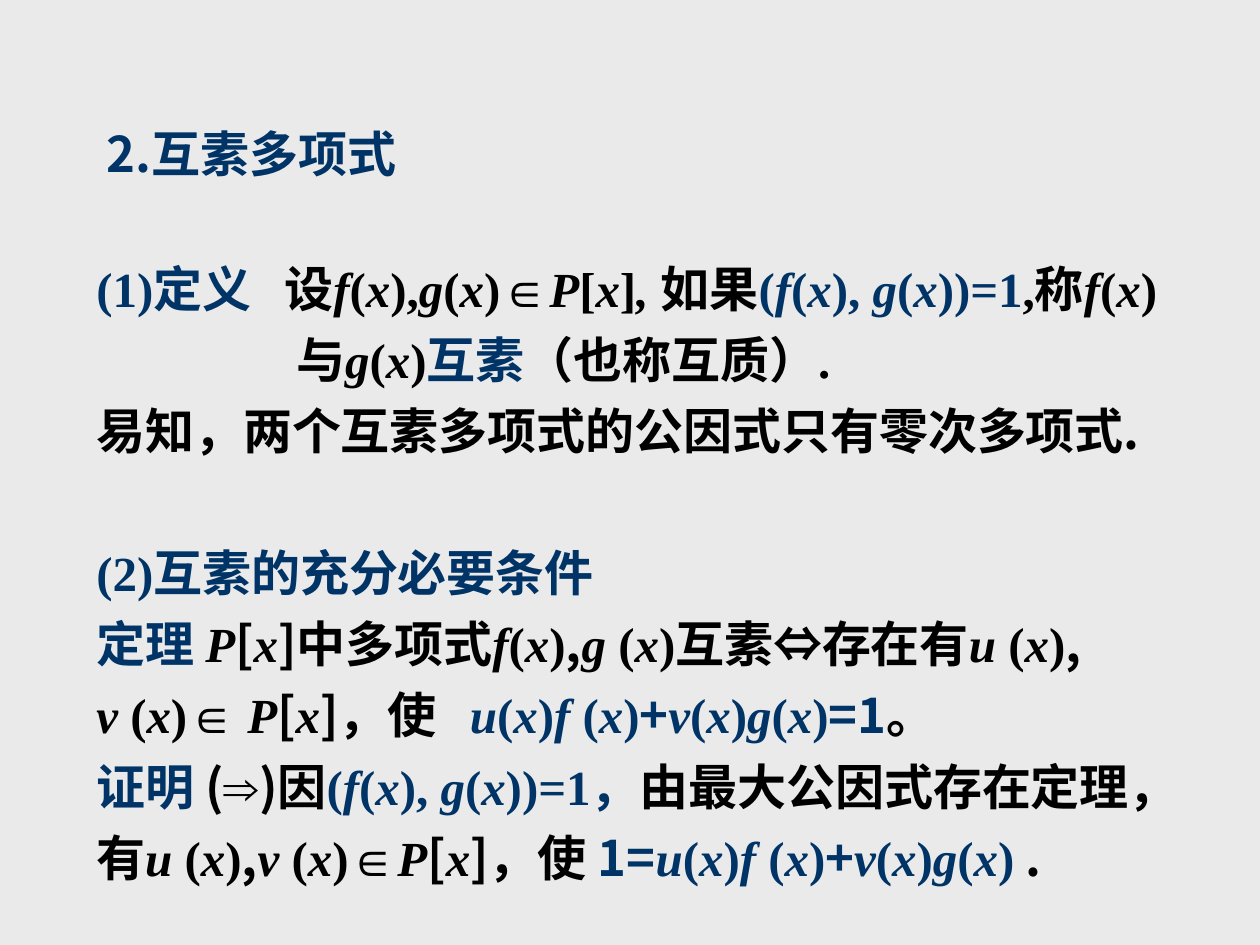
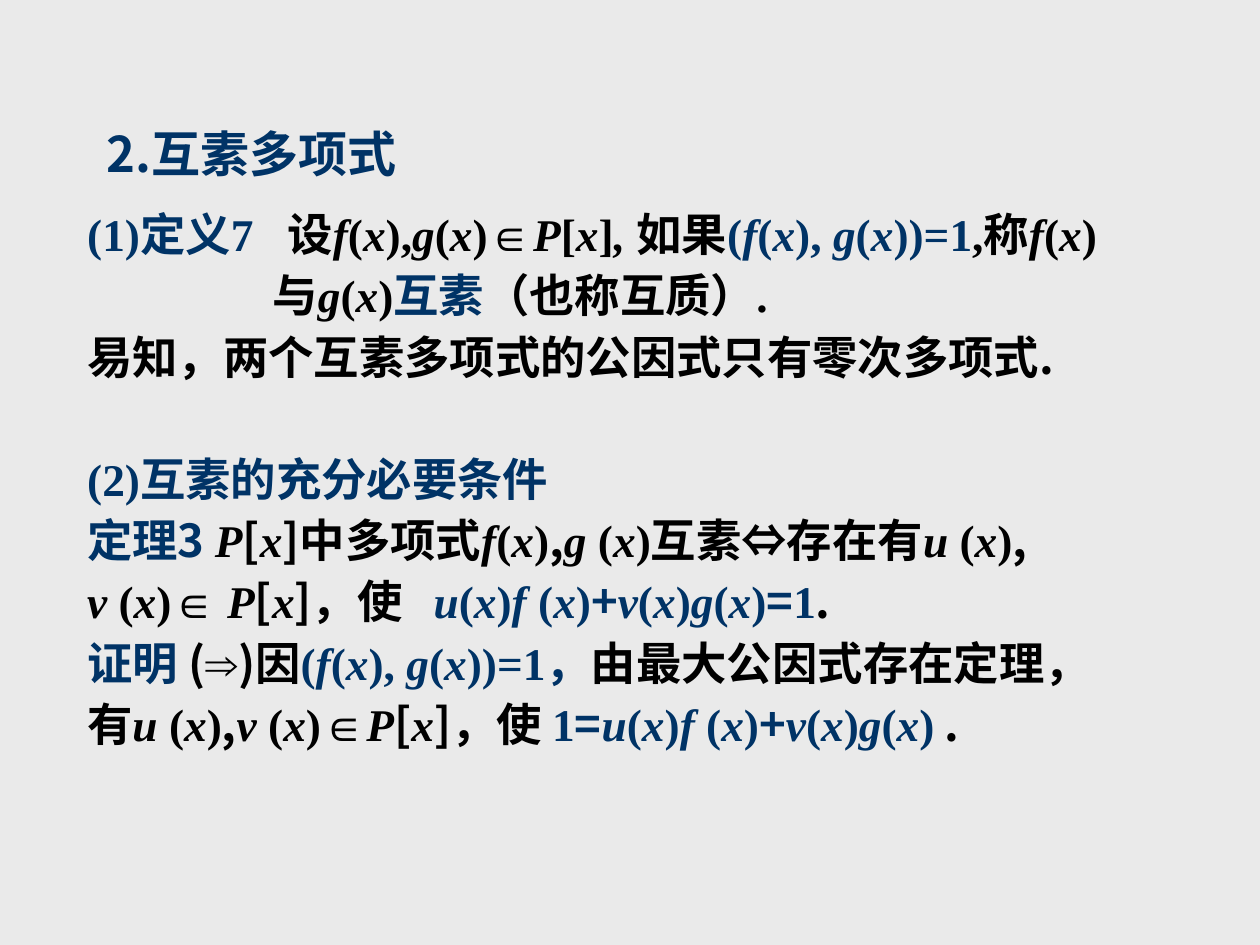
Before and after one commit to zhangbiaomath/zhangbiaomath.github.io, a slide deck: slide 49 of teaching/gaodai/课件/第1章-多项式.ppt (slide 50 before the commit). Drawn at 1260x945 pixels with LibreOffice and Linux fonts; fonts in the diff are those of the drawing. Boxes give left, top, right and bottom in pixels: in the first picture for what was removed or moved away, otherwise in the second. Text is boxed around its words. In the diff, an @@ line names an element or a change of style, - is before the commit and + after.

```diff
--- a/teaching/gaodai/课件/第1章-多项式.ppt
+++ b/teaching/gaodai/课件/第1章-多项式.ppt
@@ text "(1)定义7 设f(x),g(x)∈P[x], 如果(f(x), g(x))=1,称f(x)" moved from (x1=96, y1=265, x2=1178, y2=887) to (x1=87, y1=212, x2=1097, y2=750) @@
@@ text at (x1=87, y1=212, x2=1097, y2=261): text changed; size 28 to 25.9 pt @@
-(1)定义 设f(x),g(x)∈P[x], 如果(f(x), g(x))=1,称f(x)
+(1)定义7 设f(x),g(x)∈P[x], 如果(f(x), g(x))=1,称f(x)
@@ text at (x1=87, y1=273, x2=1089, y2=750): size 28 to 25.9 pt in "与g(x)互素（也称互质）.", "易知，两个互素多项式的公因式只有零次多项式.", "(2)互素的充分必要条件", "证明 (⇒)因(f(x), g(x))=1，由最大公因式存在定理，" and 1 more places; font Noto Sans CJK SC to Times New Roman in "1=u(x)f"; line spacing 1 to 0.9 @@
@@ text at (x1=87, y1=518, x2=1028, y2=628): text changed; size 28 to 25.9 pt @@
-定理 P[x]中多项式f(x),g (x)互素⇔存在有u (x),
-v (x)∈ P[x]，使 u(x)f (x)+v(x)g(x)=1。
+定理3 P[x]中多项式f(x),g (x)互素⇔存在有u (x),
+v (x)∈ P[x]，使 u(x)f (x)+v(x)g(x)=1.
```
Also in this commit, not shown: 44 other slides changed, 5 slides removed, 6 other files.
